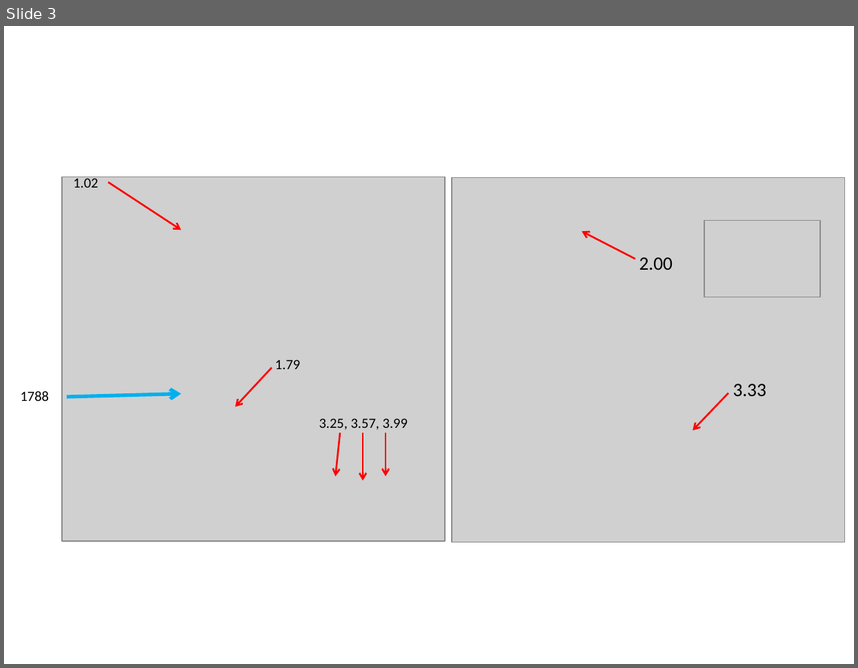
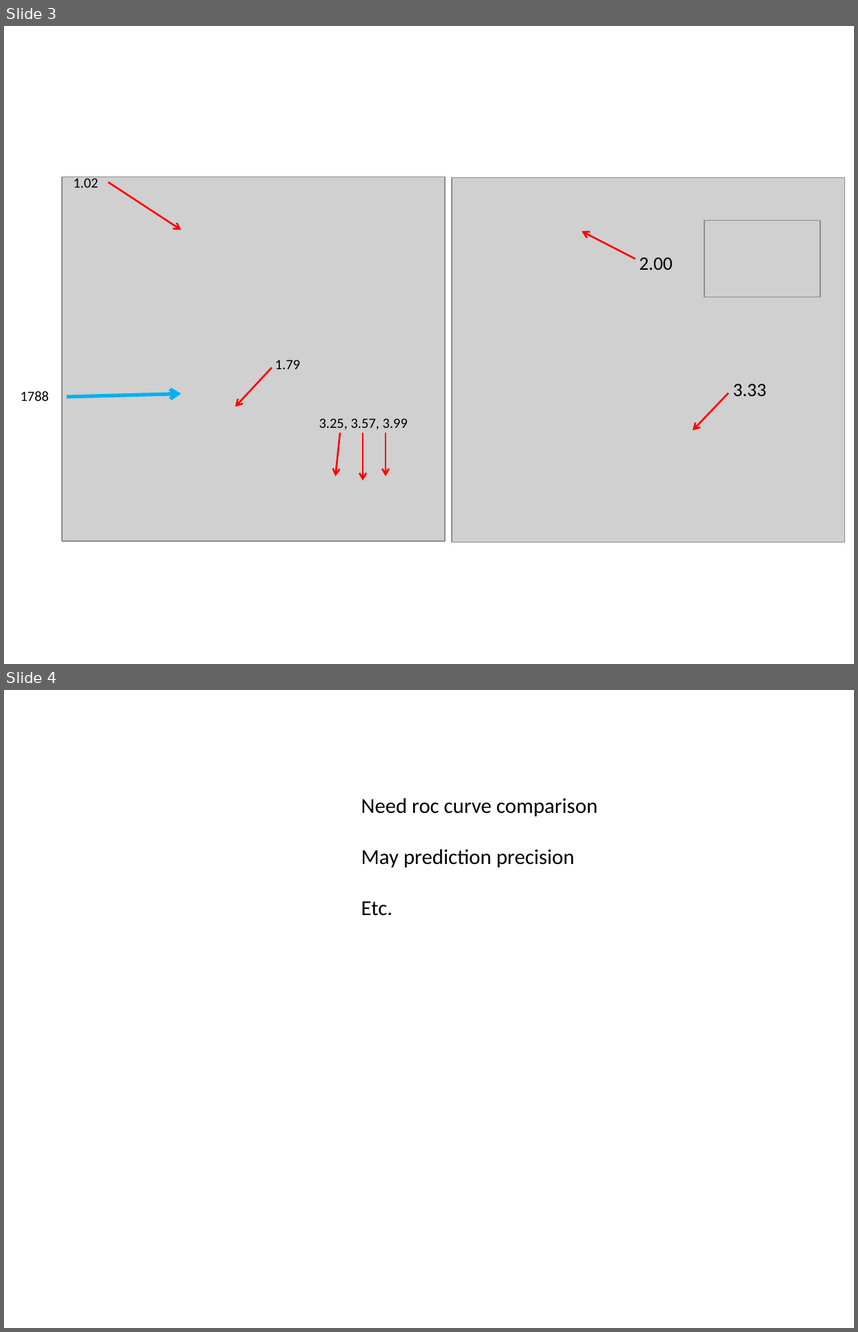
Before and after one commit to 2waybene/mixturemodel, a slide deck: manuscript/figures.pptx. Shown one above the other, each under a label of ours: slide 3 before the commit, slides 3 and 4 after it. The pictures are 858x668 and 858x1332 pixels, drawn with LibreOffice and Linux fonts; fonts in the diff are those of the drawing; grey boxes stand for pictures. Boxes give left, top, right and bottom in pixels: in the first picture for what was removed or moved away, otherwise in the second. Text is boxed around its words. In the diff, an @@ line names an element or a change of style, - is before the commit and + after.

```diff
--- a/manuscript/figures.pptx
+++ b/manuscript/figures.pptx
@@ slide 4 added at <box>4,690,854,1328</box>, background #FFFFFF @@
@@ text added at <box>361,798,598,916</box>, 18 pt, text #000000 @@
+Need roc curve comparison
+May prediction precision
+Etc.
```
Also in this commit, not shown: 3 other files.
